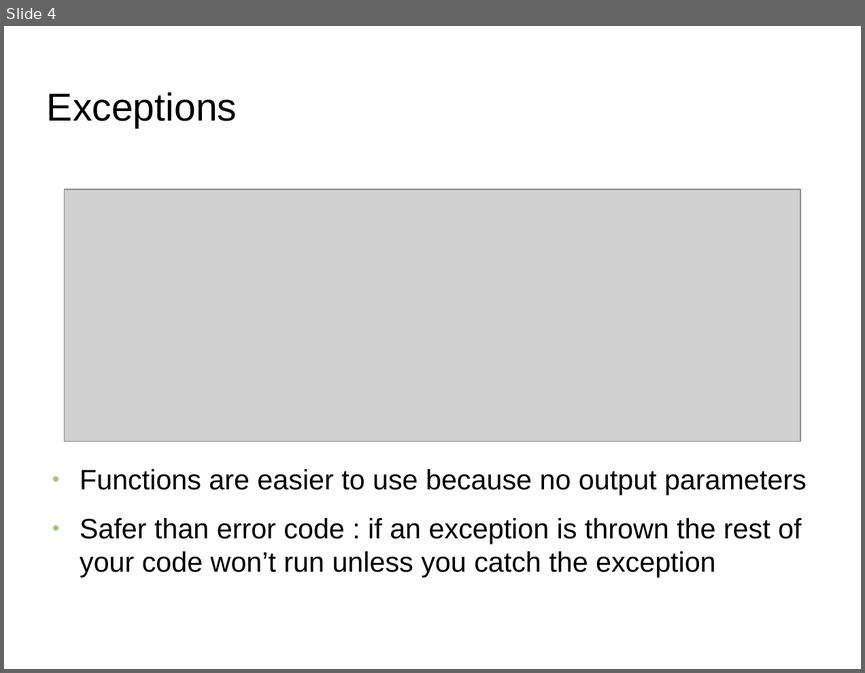
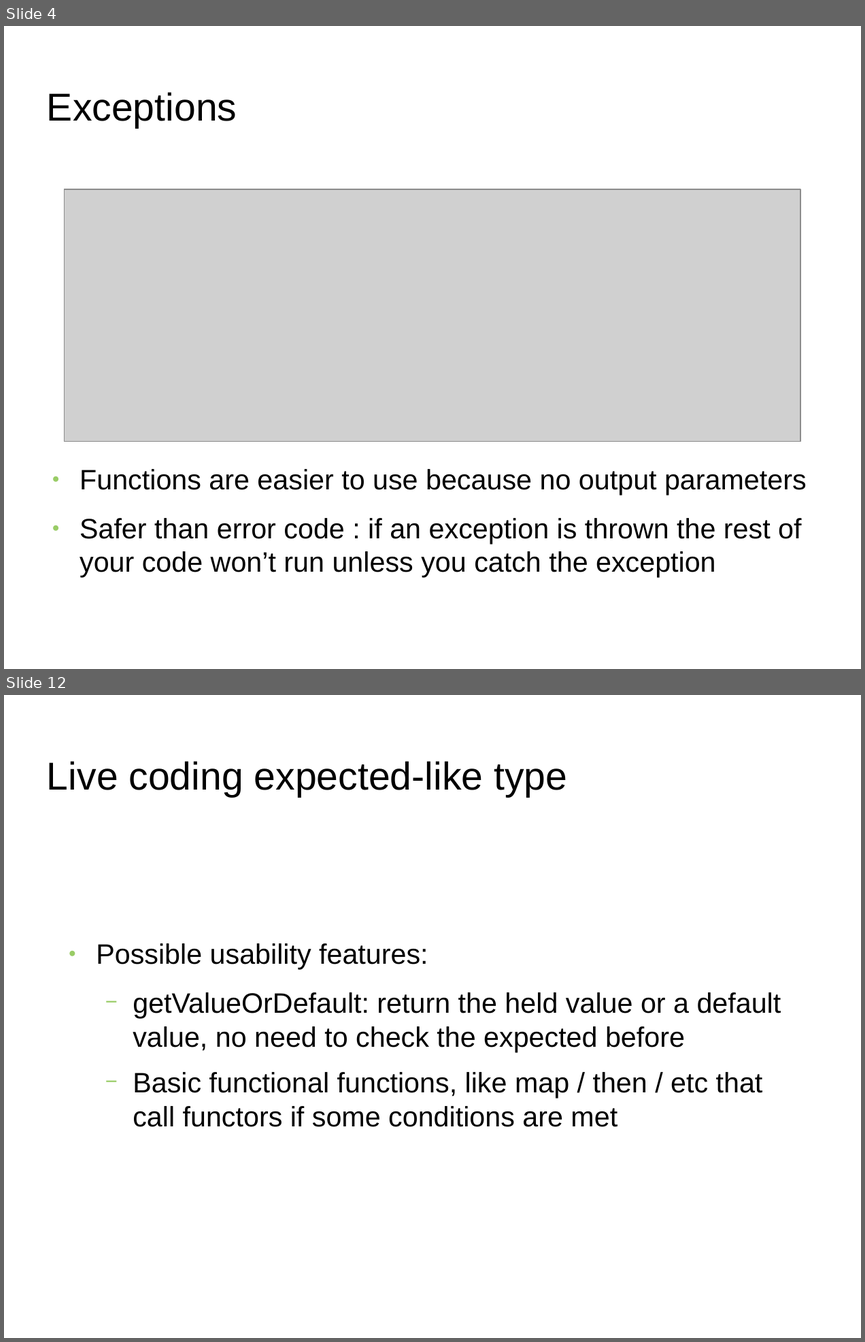
Before and after one commit to FranckRJ/CPP-trainings, a slide deck: expected-like-types/expected-like-types.odp. Shown one above the other, each under a label of ours: slide 4 before the commit, slides 4 and 12 after it; the slides between them are not shown. The pictures are 865x673 and 865x1342 pixels, drawn with LibreOffice and Linux fonts; fonts in the diff are those of the drawing; grey boxes stand for pictures; background and template pictures are left out. Boxes give left, top, right and bottom in pixels: in the first picture for what was removed or moved away, otherwise in the second. Text is boxed around its words. In the diff, an @@ line names an element or a change of style, - is before the commit and + after.

Commit message:
Finalisation de la présentation des expected-like types.

```diff
--- a/expected-like-types/expected-like-types.odp
+++ b/expected-like-types/expected-like-types.odp
@@ slide 12 added at (4, 695, 861, 1338), background picture (left out) @@
@@ title added at (47, 761, 567, 797), 36 pt, text #000000 @@
+Live coding expected-like type
@@ text added at (96, 943, 781, 1127), 26 pt, text #000000 @@
+● Possible usability features:
+  − getValueOrDefault: return the held value or a default value, no need to check the expected before
+  − Basic functional functions, like map / then / etc that call functors if some conditions are met
```
Also in this commit, not shown: 4 slides changed, 5 other slides added, 2 slides removed, 1 other file.
